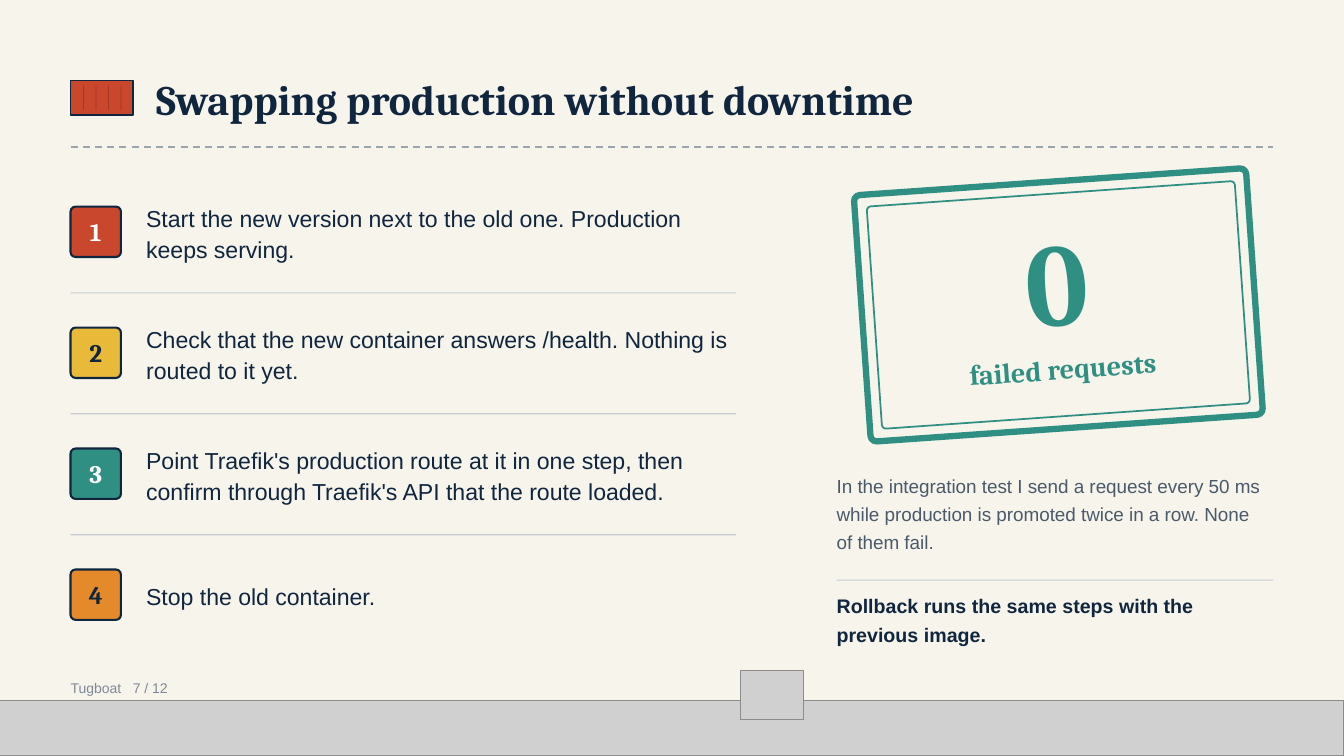
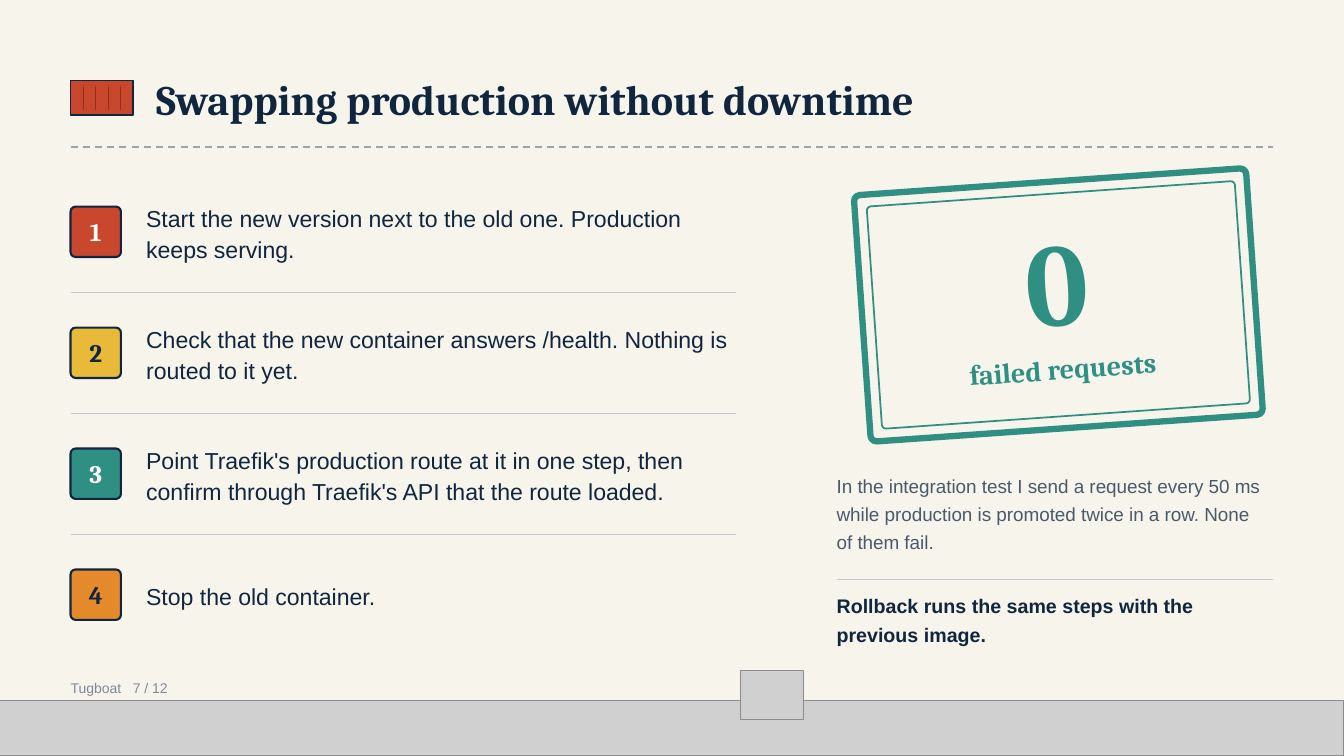
Before and after one commit to altf4-games/tugboat, a slide deck: slide 7 of docs/Tugboat-Presentation.pptx. Drawn at 1344x756 pixels with LibreOffice and Linux fonts; fonts in the diff are those of the drawing; grey boxes stand for pictures. Boxes give left, top, right and bottom in pixels: in the first picture for what was removed or moved away, otherwise in the second. Text is boxed around its words. In the diff, an @@ line names an element or a change of style, - is before the commit and + after.

```diff
--- a/docs/Tugboat-Presentation.pptx
+++ b/docs/Tugboat-Presentation.pptx
@@ rectangle removed at [83, 86, 84, 110] @@
@@ line added from (83, 86) to (83, 110), #8C311F 0.75 pt @@
@@ rectangle removed at [96, 86, 97, 110] @@
@@ line added from (96, 86) to (96, 110), #8C311F 0.75 pt @@
@@ rectangle removed at [108, 86, 109, 110] @@
@@ line added from (108, 86) to (108, 110), #8C311F 0.75 pt @@
@@ rectangle removed at [121, 86, 122, 110] @@
@@ line added from (121, 86) to (121, 110), #8C311F 0.75 pt @@
@@ rectangle removed at [71, 292, 736, 293] @@
@@ line added from (71, 292) to (736, 292), #C4CBD0 1 pt @@
@@ rectangle removed at [837, 580, 1273, 581] @@
@@ line added from (837, 580) to (1273, 580), #C4CBD0 1 pt @@
```
Also in this commit, not shown: 9 other slides changed.
